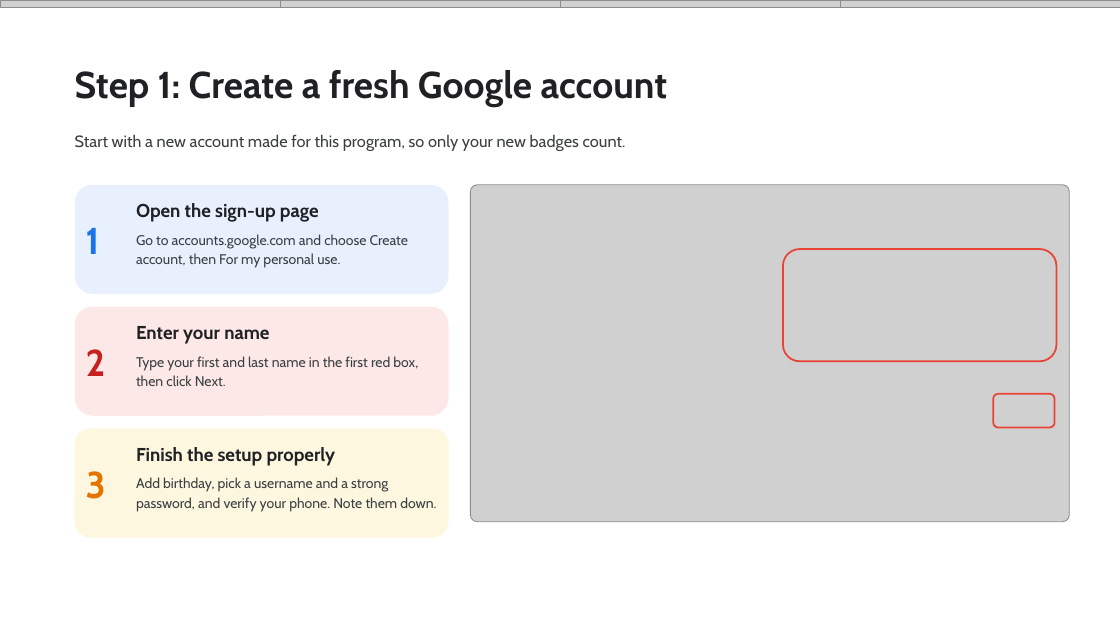
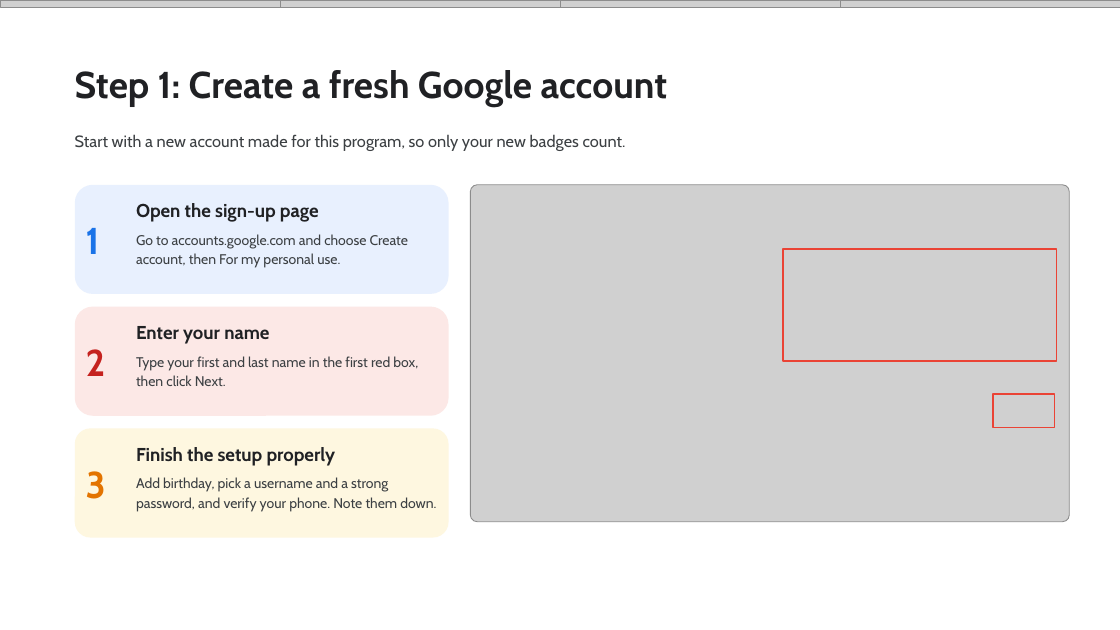
Before and after one commit to Viverun/Realism_Grade, a slide deck: slide 2 of Skill_Boost_Registration_Guide.pptx. Drawn at 1120x630 pixels with LibreOffice and Linux fonts; fonts in the diff are those of the drawing; grey boxes stand for pictures. Boxes give left, top, right and bottom in pixels: in the first picture for what was removed or moved away, otherwise in the second. Text is boxed around its words. In the diff, an @@ line names an element or a change of style, - is before the commit and + after.

```diff
--- a/Skill_Boost_Registration_Guide.pptx
+++ b/Skill_Boost_Registration_Guide.pptx
@@ rectangle at [783,249,1057,361]: rounded rectangle to rectangle @@
@@ rectangle at [993,394,1054,428]: rounded rectangle to rectangle @@
```
Also in this commit, not shown: 17 other slides changed.
